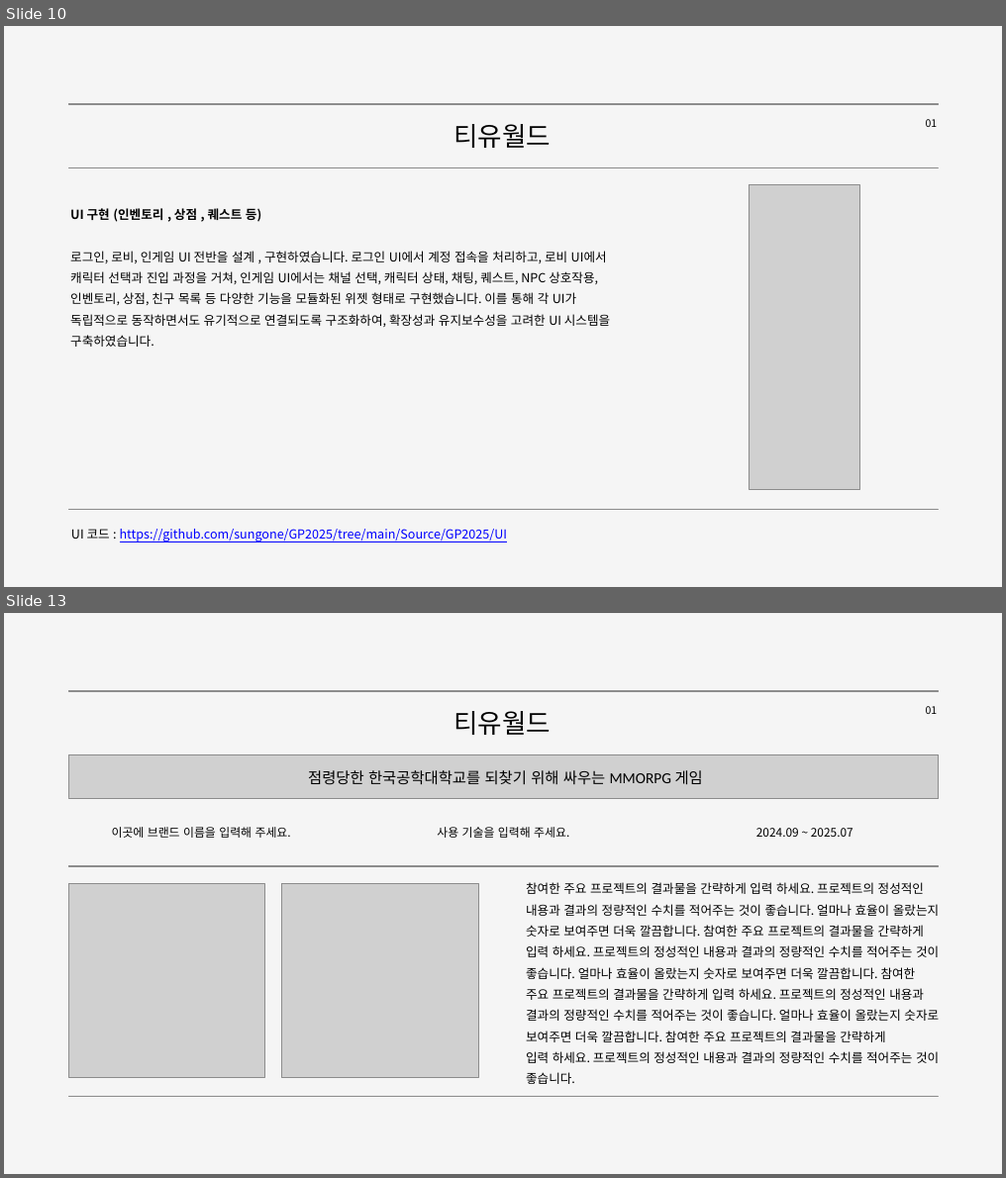
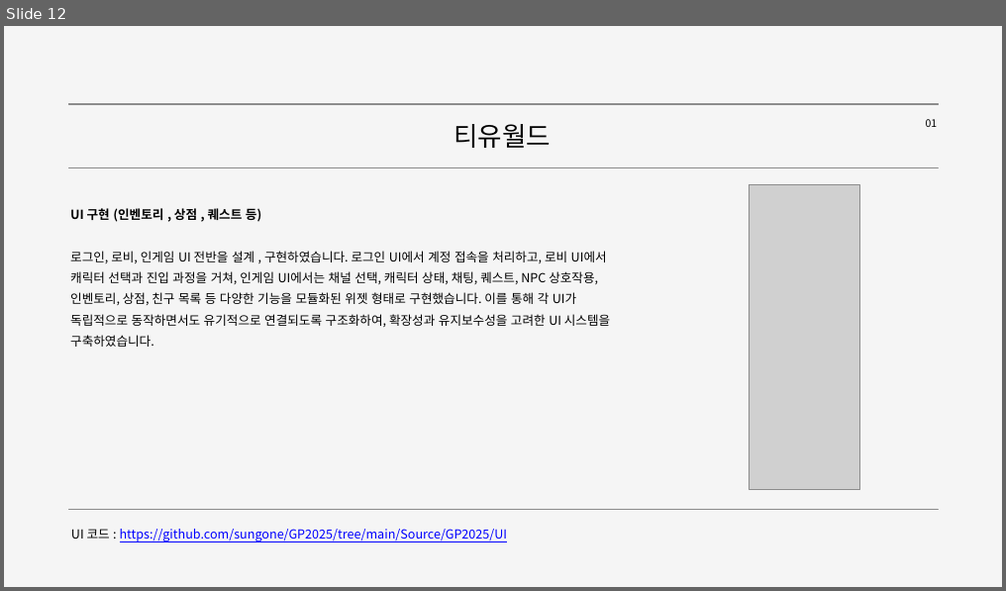
Before and after one commit to sungone/GP2025, a slide deck: 문서/포트폴리오/조성원/포트폴리오.pptx. Shown one above the other, each under a label of ours: slides 10 and 13 before the commit, slide 12 after it; the slides between them are not shown. The pictures are 1006x1178 and 1006x591 pixels, drawn with LibreOffice and Linux fonts; fonts in the diff are those of the drawing; grey boxes stand for pictures; background and template pictures are left out. Boxes give left, top, right and bottom in pixels: in the first picture for what was removed or moved away, otherwise in the second. Text is boxed around its words. In the diff, an @@ line names an element or a change of style, - is before the commit and + after.

```diff
--- a/문서/포트폴리오/조성원/포트폴리오.pptx
+++ b/문서/포트폴리오/조성원/포트폴리오.pptx
@@ slide 13 removed at (4,613,1002,1174), background picture (left out) @@
@@ picture removed at (68,691,938,691) @@
@@ text removed at (453,711,550,735) @@
-티유월드
@@ text removed at (926,706,938,714) @@
-01
@@ picture removed at (68,756,938,798) @@
@@ picture removed at (68,755,938,755) @@
@@ text removed at (308,770,703,785) @@
-점령당한 한국공학대학교를 되찾기 위해 싸우는 MMORPG 게임
@@ picture removed at (68,798,938,798) @@
@@ text removed at (112,827,291,838) @@
-이곳에 브랜드 이름을 입력해 주세요.
@@ text removed at (437,827,569,838) @@
-사용 기술을 입력해 주세요.
@@ text removed at (756,828,853,837) @@
-2024.09 ~ 2025.07
@@ picture removed at (68,866,938,866) @@
@@ picture removed at (68,884,264,1078) @@
@@ picture removed at (282,884,478,1078) @@
@@ text removed at (526,882,939,1084) @@
-참여한 주요 프로젝트의 결과물을 간략하게 입력 하세요. 프로젝트의 정성적인 내용과 결과의 정량적인 수치를 적어주는 것이 좋습니다. 얼마나 효율이 올랐는지 숫자로 보여주면 더욱 깔끔합니다. 참여한 주요 프로젝트의 결과물을 간략하게 입력 하세요. 프로젝트의 정성적인 내용과 결과의 정량적인 수치를 적어주는 것이 좋습니다. 얼마나 효율이 올랐는지 숫자로 보여주면 더욱 깔끔합니다. 참여한 주요 프로젝트의 결과물을 간략하게 입력 하세요. 프로젝트의 정성적인 내용과 결과의 정량적인 수치를 적어주는 것이 좋습니다. 얼마나 효율이 올랐는지 숫자로 보여주면 더욱 깔끔합니다. 참여한 주요 프로젝트의 결과물을 간략하게 입력 하세요. 프로젝트의 정성적인 내용과 결과의 정량적인 수치를 적어주는 것이 좋습니다.
@@ picture removed at (68,1096,938,1096) @@
@@ what was slide 10 is now slide 12 @@
```
Also in this commit, not shown: 7 slides changed, 2 slides added, 2 other slides removed, 1 other file.
